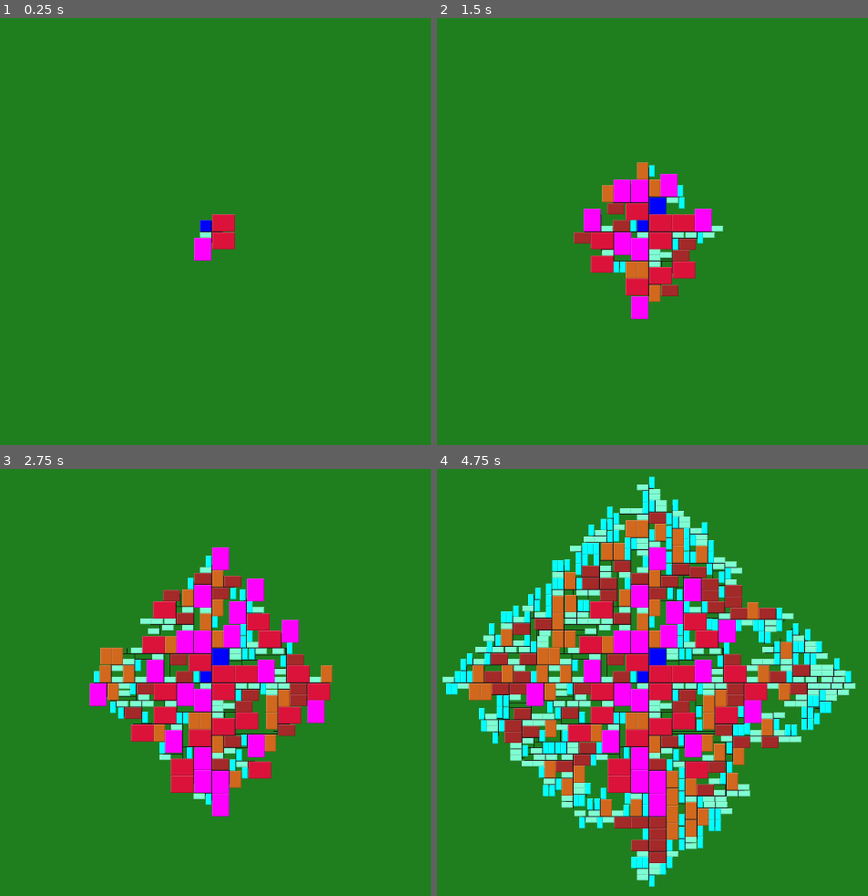
Above: before the commit, frames 1-4 (two rows, left to right).
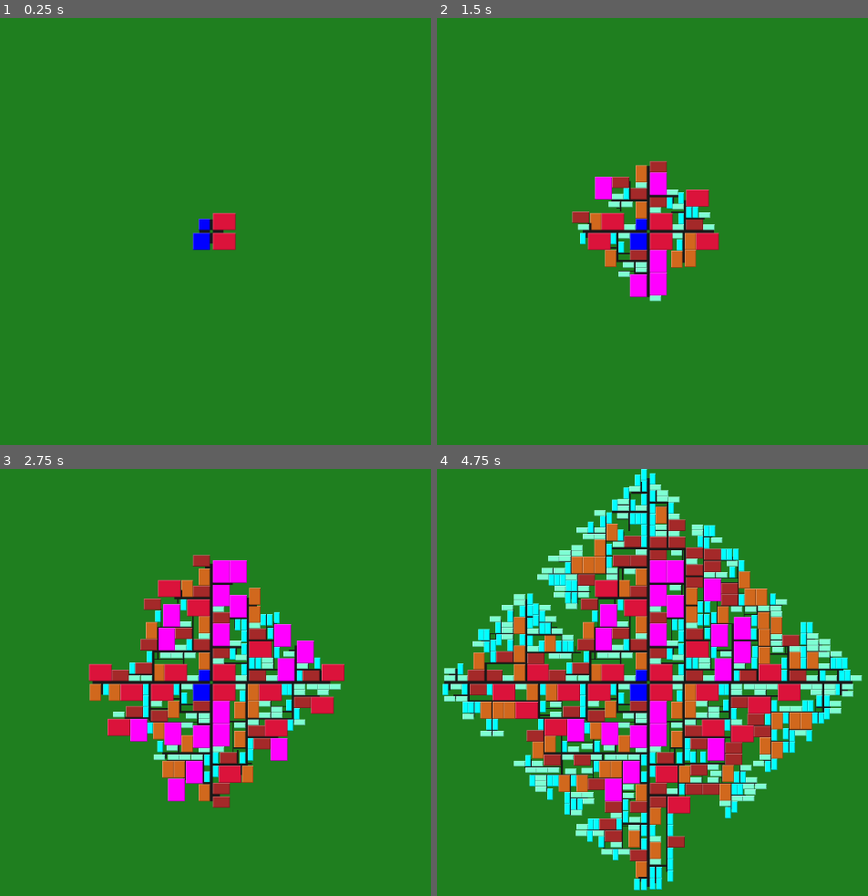
Above: after the commit, the same moments.

Repository: MichaelReel/2DMapGen
Game: Godot game, scene res://BuildingPlacement.tscn
Two runs of this game, one before a commit and one after it. Both use one fixed random seed, a clock stepped at 60 frames per second and the inputs below. This scene is started directly instead of the project's main scene.
Inputs:
- Up to frame 1 (0.25 s): no input
- Up to frame 2 (1.5 s): no input
- Up to frame 3 (2.75 s): no input
- Up to frame 4 (4.75 s): no input

The runs differ from the first frame. In frame 1, 0.5% of the frame differs, in the area x 44-55%, y 45-57%; in frame 2, 6.6%; in frame 3, 18%; in frame 4, 44%, in the area x 1-99%, y 0-99%.

Commit message:
Made road width a thing.

Diff:
--- a/BuildingPlacement.gd
+++ b/BuildingPlacement.gd
@@ -27,9 +27,6 @@
 		buildings = []
 
 	func create():
-		# (Probably want some config loading if using this for real)
-		# Generate config
-
 		# Many small buildings
 		buildings.append(Building.new(building_outline(8, 16, Color.aqua), 200))
 		buildings.append(Building.new(building_outline(16, 8, Color.aquamarine), 200))
@@ -64,14 +61,13 @@
 		img = Image.new()
 		img.create(w, h, false, Image.FORMAT_RGBA8)
 		img.fill(color)
-		var light_shade = color.lightened(0.2)
-		var dark_shade = color.darkened(0.2)
+		var light_shade = color.lightened(0.3)
+		var dark_shade = color.darkened(0.3)
 		img.lock()
 
 		for y in range(0, h):
 			img.set_pixel(0, y, light_shade)
 			img.set_pixel(w - 1, y, dark_shade)
-
 		for x in range(0, w):
 			img.set_pixel(x, 0, light_shade)
 			img.set_pixel(x, h - 1, dark_shade)
@@ -84,17 +80,17 @@
 	var pos : Vector2
 	var dir : Vector2
 	var col : Color
-	var dis : int
+	var road_width : int
 	var left_block_dis : int = 0
 	var right_block_dis : int = 0
 	var left_just_split : bool
 	var right_just_split : bool
 
-	func _init(start : Vector2, direction : Vector2, color : Color, distance : int = 0):
+	func _init(start : Vector2, direction : Vector2, color : Color, rw : int = 1):
 		pos = start
 		dir = direction
 		col = color
-		dis = distance
+		road_width = rw
 		left_block_dis = 0
 		right_block_dis = 0
 		left_just_split = true
@@ -102,7 +98,6 @@
 
 	func travel_forward(image : Image, worker_list : Array, building_pool : BuildingPool) -> bool:
 		pos += dir
-		dis += 1
 		left_block_dis -= 1
 		right_block_dis -= 1
 
@@ -111,6 +106,8 @@
 		if not bounds.has_point(pos):
 			return false
 
+		var left_dir := dir.tangent()
+		var right_dir := left_dir.reflect(dir)
 
 		image.lock()
 		# Have we encountered an existing road/building?
@@ -118,20 +115,29 @@
 			return false
 
 		# Lay down some road
-		image.set_pixelv(pos, col)
+		if dir.x != 0:
+			# horizontal road
+			for y in range(pos.y, pos.y + dir.x * road_width, dir.x):
+				image.set_pixel(pos.x, y, col)
+		elif dir.y != 0:
+			# Vertical road
+			for x in range(pos.x, pos.x - dir.y * road_width, -dir.y):
+				image.set_pixel(x, pos.y, col)
+
+
 		image.unlock()
 
 		# Have we gone far enough to do something on the left?
 		if left_block_dis <= 0:
-			var left_dir := dir.tangent()
 			var forward_left_dir := left_dir + dir
 
 			# Add building, or make road?
 			if not left_just_split and randi() % BUILD_CHANCE == 0:
 				# Road
-				worker_list.append(RoadWorker.new(pos, left_dir, col, dis))
+				var new_road_width = max(road_width - 1, 1)
+				worker_list.append(RoadWorker.new(pos, left_dir, col, new_road_width))
 				left_just_split = true
-				left_block_dis = 1
+				left_block_dis = new_road_width
 			else:
 				# Get a building
 				var building = building_pool.pop_building()
@@ -159,15 +165,15 @@
 
 		# Have we gone far enough to do something on the right?
 		if right_block_dis <= 0:
-			var right_dir := dir.tangent().reflect(dir)
 			var forward_right_dir := right_dir + dir
 
 			# Add building, or make road?
 			if not right_just_split and randi() % BUILD_CHANCE == 0:
 				# Road
-				worker_list.append(RoadWorker.new(pos, right_dir, col, dis))
+				var new_road_width = max(road_width - 1, 1)
+				worker_list.append(RoadWorker.new(pos + (right_dir * (road_width - 1)), right_dir, col, new_road_width))
 				right_just_split = true
-				right_block_dis = 1
+				right_block_dis = new_road_width
 			else:
 				# Get a building
 				var building = building_pool.pop_building()
@@ -176,7 +182,7 @@
 					return false
 
 				# See if we can place it
-				var near_corner : Vector2 = pos + right_dir
+				var near_corner : Vector2 = pos + (right_dir * road_width)
 				var size := Vector2(forward_right_dir.x * building.size.x, forward_right_dir.y * building.size.y)
 				if size.x < 0:
 					size.x += 1
@@ -222,14 +228,17 @@
 	building_pool.create()
 
 	var road := Color(0.1, 0.1, 0.1, 1.0)
-	var start = Vector2(width / 2, height / 2)
+	var start := Vector2(width / 2, height / 2)
+	var start_road_width := 4
 
 	image.fill(BACK_GROUND)
 
-	road_workers.append(RoadWorker.new(start, Vector2.UP, road))
-	road_workers.append(RoadWorker.new(start, Vector2.RIGHT, road))
-	road_workers.append(RoadWorker.new(start, Vector2.LEFT, road))
-	road_workers.append(RoadWorker.new(start, Vector2.DOWN, road))
+	var half_road := start_road_width / 4
+
+	road_workers.append(RoadWorker.new(start + (Vector2.UP + Vector2.LEFT) * (half_road + 1), Vector2.UP, road, start_road_width))
+	road_workers.append(RoadWorker.new(start + (Vector2.RIGHT + Vector2.UP) * half_road + Vector2.UP, Vector2.RIGHT, road, start_road_width))
+	road_workers.append(RoadWorker.new(start + (Vector2.DOWN + Vector2.RIGHT) * half_road, Vector2.DOWN, road, start_road_width))
+	road_workers.append(RoadWorker.new(start + (Vector2.LEFT + Vector2.DOWN) * half_road + Vector2.LEFT, Vector2.LEFT, road, start_road_width))
 
 	ready = true
 
